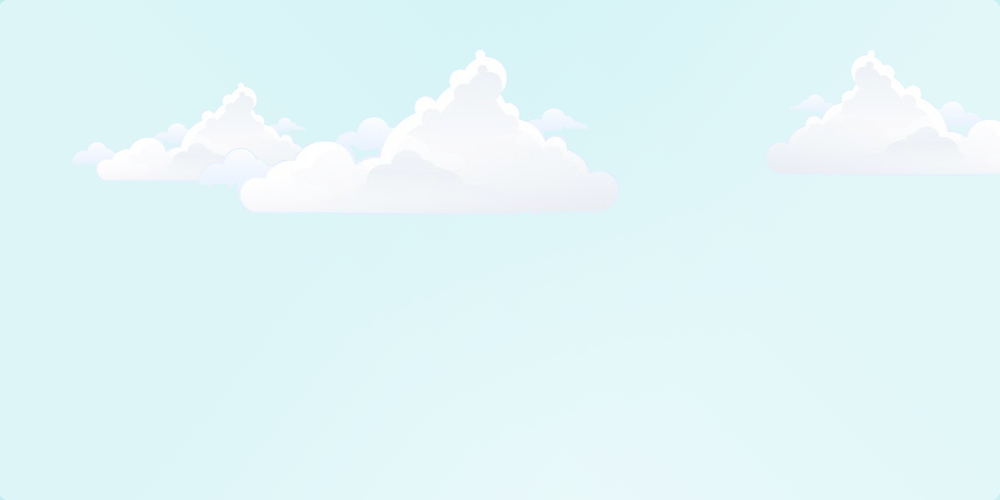
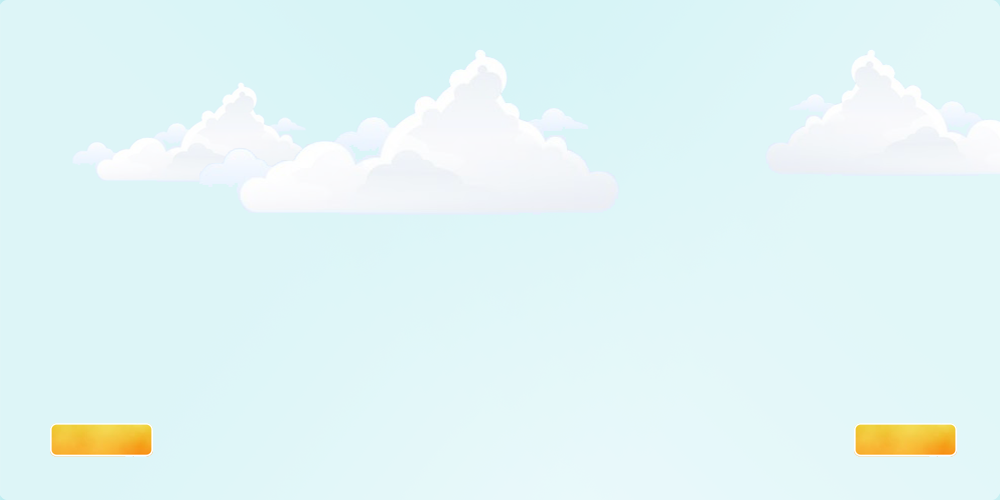
Comparing the layer stacks of the two 1000x500 images. Changes:
showed "scoreTab" over [50, 423, 957, 457]
